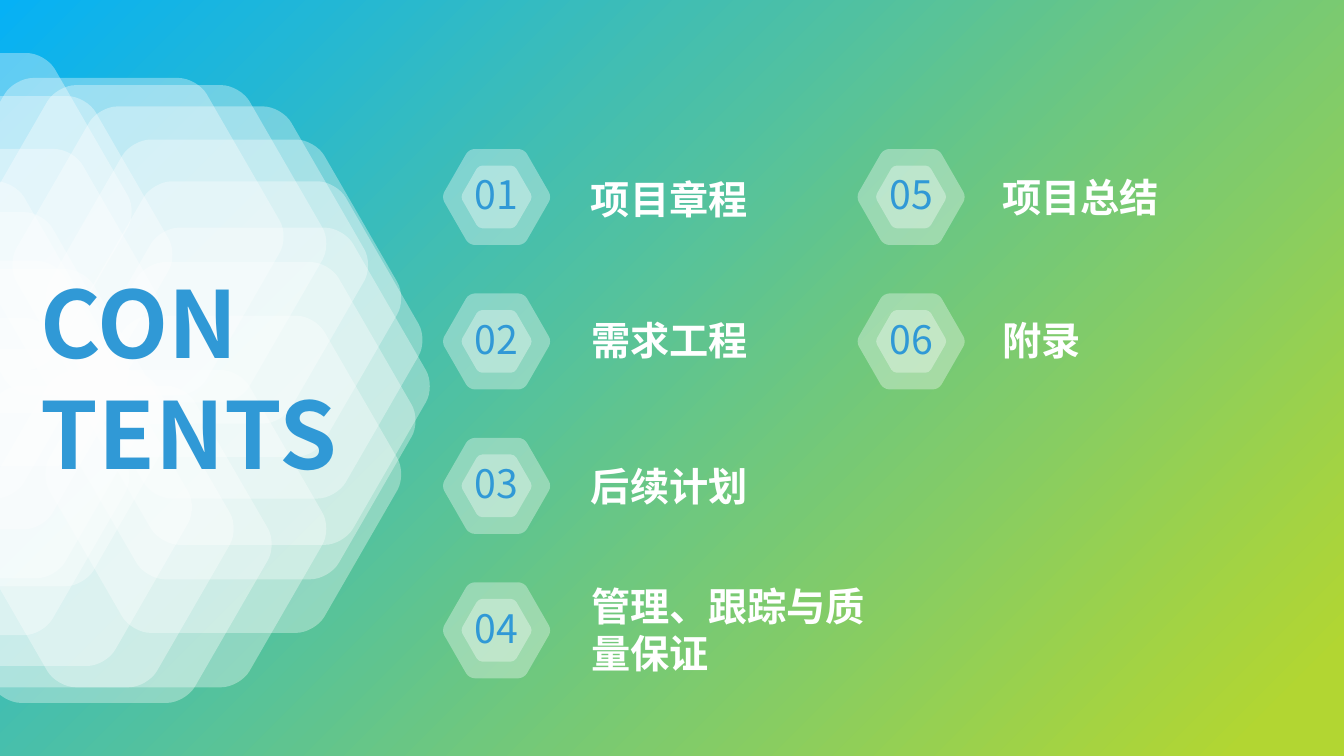
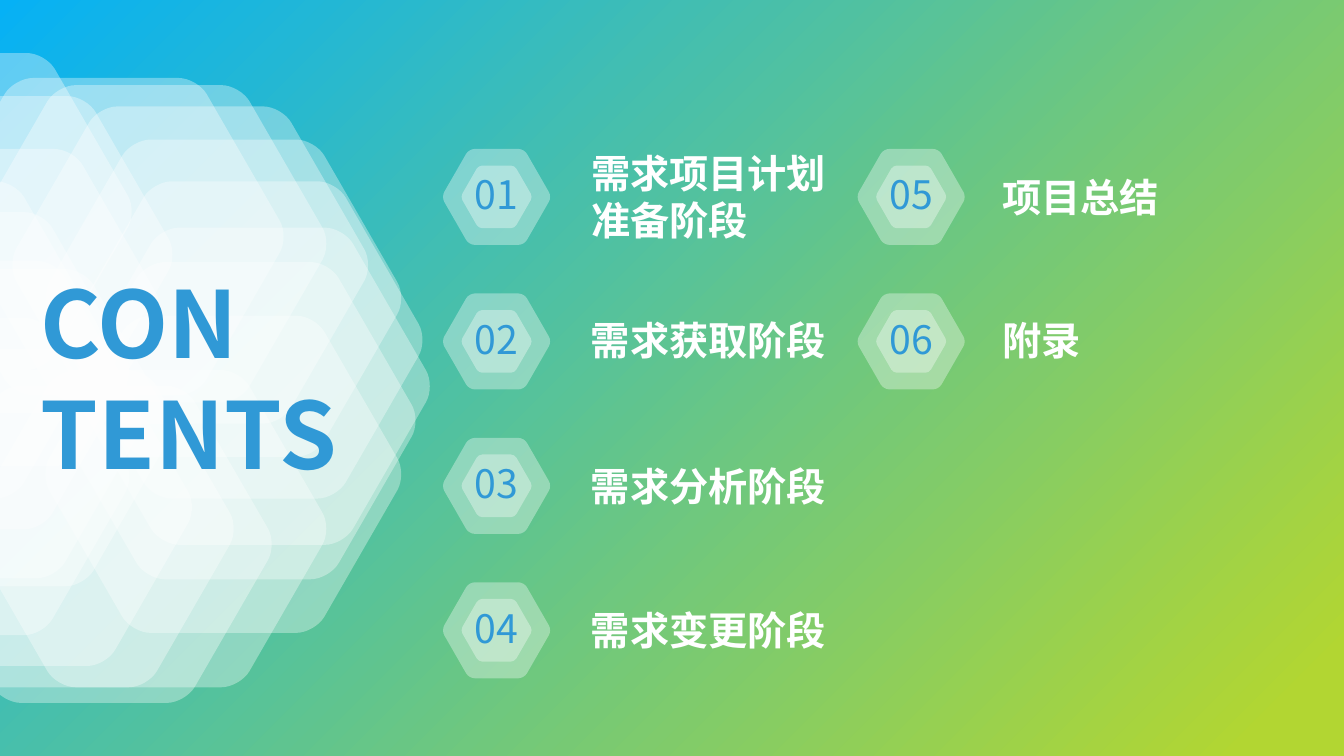
Before and after one commit to avgstuBoboge/SRA2021-document, a slide deck: slide 2 of PPT/SRA2021-G03-项目收尾答辩.pptx. Drawn at 1344x756 pixels with LibreOffice and Linux fonts; fonts in the diff are those of the drawing. Boxes give left, top, right and bottom in pixels: in the first picture for what was removed or moved away, otherwise in the second. Text is boxed around its words. In the diff, an @@ line names an element or a change of style, - is before the commit and + after.

```diff
--- a/PPT/SRA2021-G03-项目收尾答辩.pptx
+++ b/PPT/SRA2021-G03-项目收尾答辩.pptx
@@ text at (591, 155, 826, 239): text changed @@
-项目章程
+需求项目计划准备阶段
@@ text at (591, 321, 826, 359): text changed @@
-需求工程
+需求获取阶段
@@ text at (591, 467, 826, 505): text changed @@
-后续计划
+需求分析阶段
@@ text at (591, 611, 826, 649): text changed @@
-管理、跟踪与质量保证
+需求变更阶段
```
Also in this commit, not shown: 8 other slides changed, 3 slides added, 2 slides removed, 5 other files.
